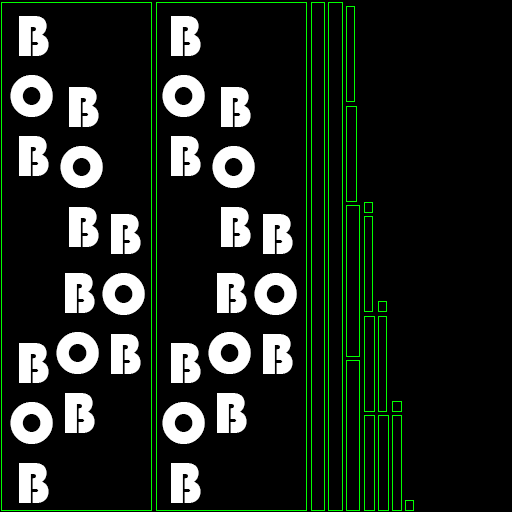
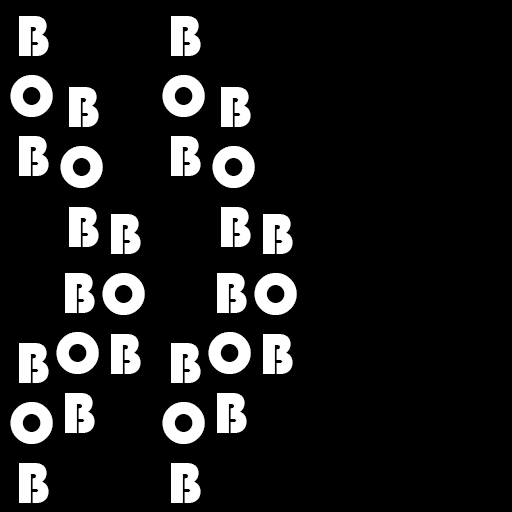
Layered file, before and after one edit (512×512). Changes by layer:
hid "UV" over (x1=1, y1=2, x2=414, y2=511)
